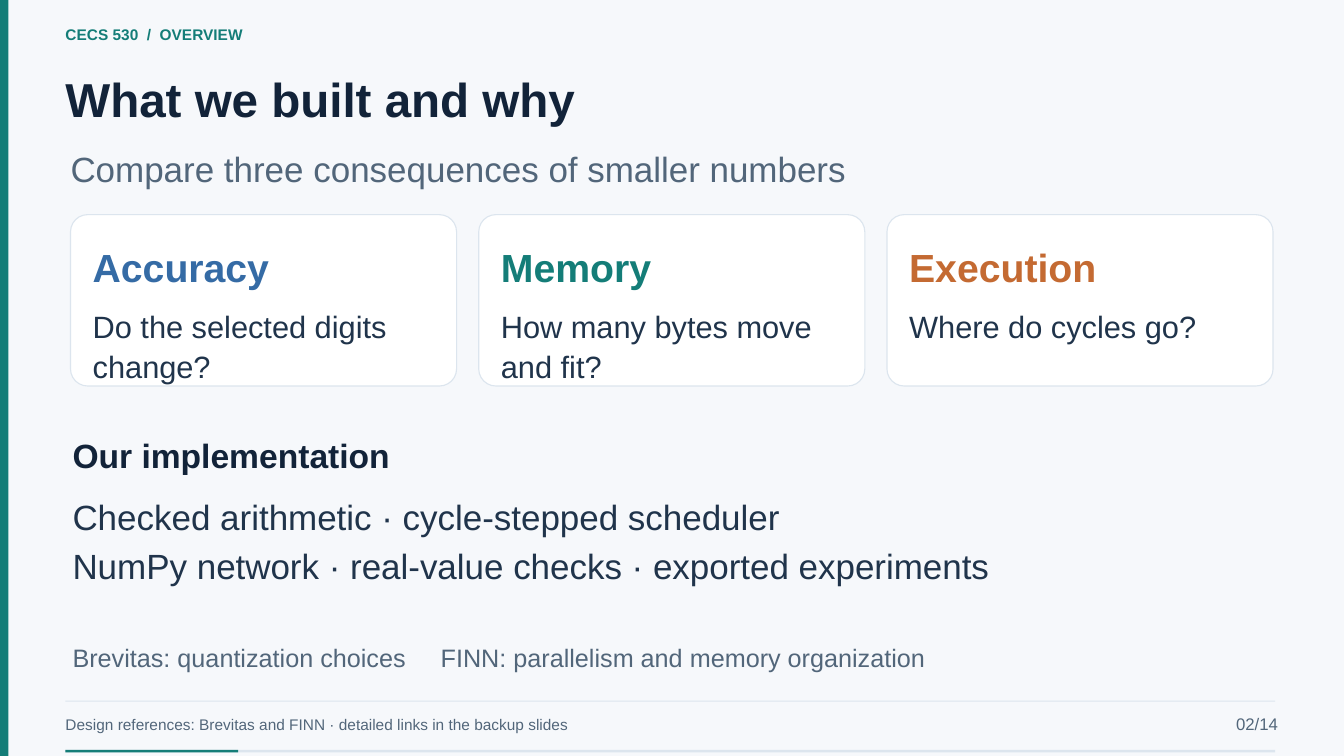
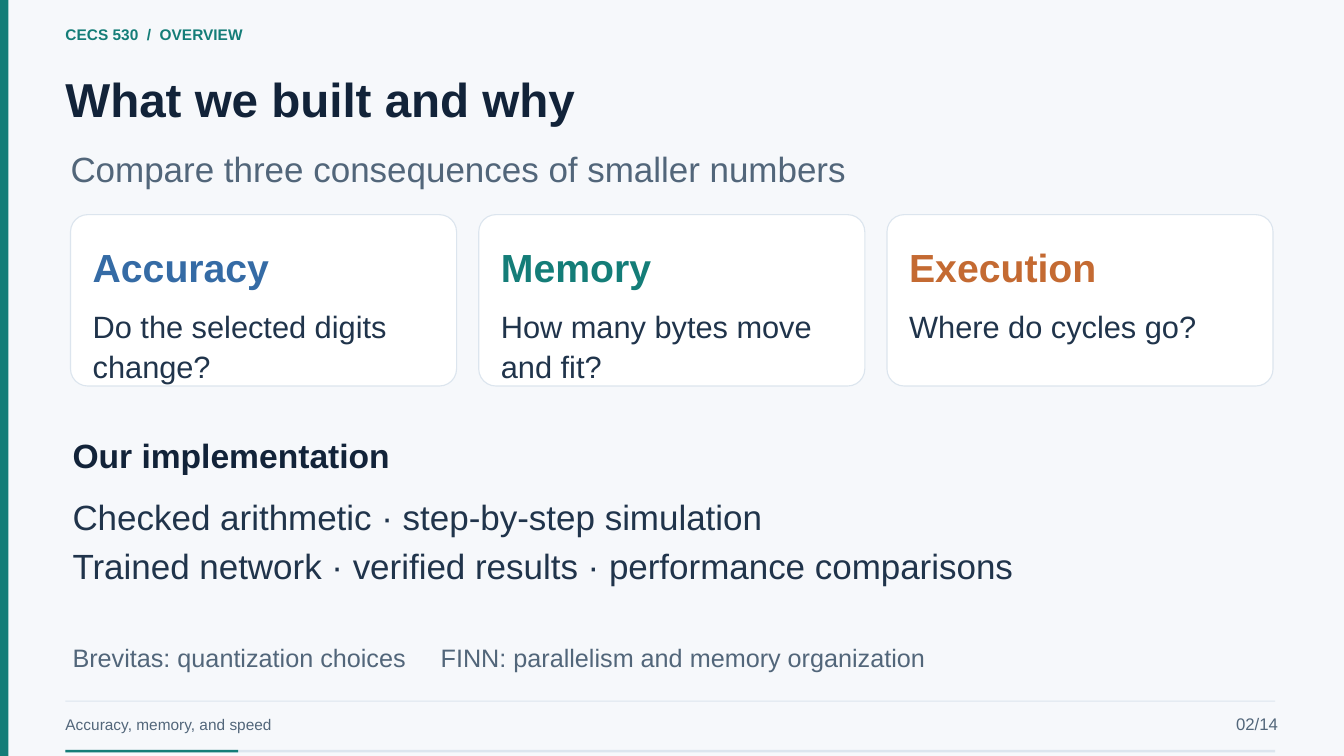
Before and after one commit to EnragedWaters/CECS-530-Quantized-Neural-Network-Accelerator, a slide deck: slide 2 of presentation/project-presentation.pptx. Drawn at 1344x756 pixels with LibreOffice and Linux fonts; fonts in the diff are those of the drawing. Boxes give left, top, right and bottom in pixels: in the first picture for what was removed or moved away, otherwise in the second. Text is boxed around its words. In the diff, an @@ line names an element or a change of style, - is before the commit and + after.

```diff
--- a/presentation/project-presentation.pptx
+++ b/presentation/project-presentation.pptx
@@ text at <box>73,504,1013,586</box>: text changed @@
-Checked arithmetic · cycle-stepped scheduler
-NumPy network · real-value checks · exported experiments
+Checked arithmetic · step-by-step simulation
+Trained network · verified results · performance comparisons
@@ text at <box>65,719,272,733</box>: text changed @@
-Design references: Brevitas and FINN · detailed links in the backup slides
+Accuracy, memory, and speed
```
Also in this commit, not shown: 17 other slides changed, 2 other files.
